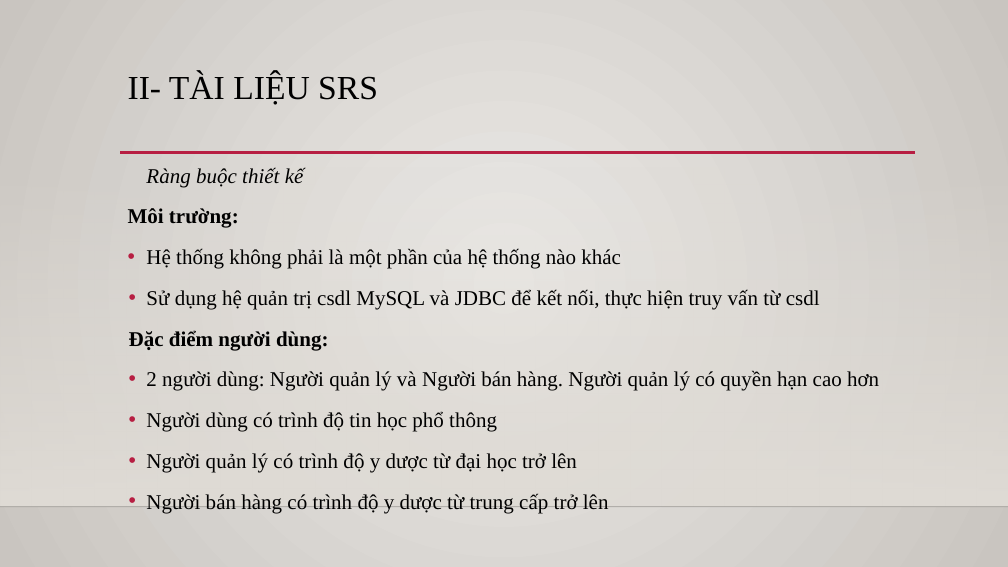
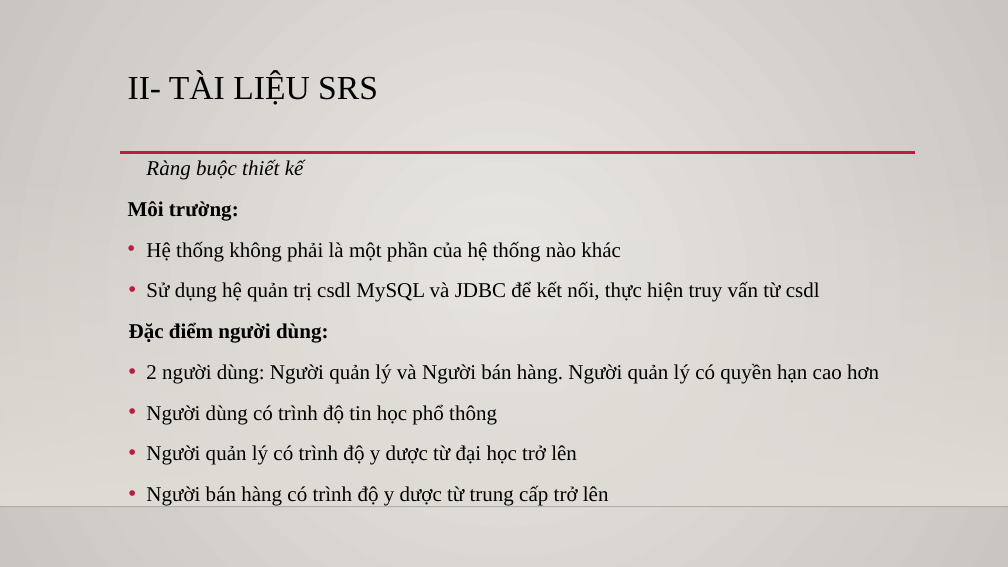
Before and after one commit to Linkadi98/Software-Requirement-Analystic, a slide deck: slide 7 of 108539.pptx. Drawn at 1008x567 pixels with LibreOffice and Linux fonts; fonts in the diff are those of the drawing; background and template pictures are left out. Boxes give left, top, right and bottom in pixels: in the first picture for what was removed or moved away, otherwise in the second. Text is boxed around its words. In the diff, an @@ line names an element or a change of style, - is before the commit and + after.

```diff
--- a/108539.pptx
+++ b/108539.pptx
@@ text "Ràng buộc thiết kế": place and size @@
-text "Ràng buộc thiết kế" at [128, 167, 879, 513]
+text "Ràng buộc thiết kế" at [128, 159, 879, 506]
```
Also in this commit, not shown: 4 other slides changed, 1 slide added, 1 slide removed.
